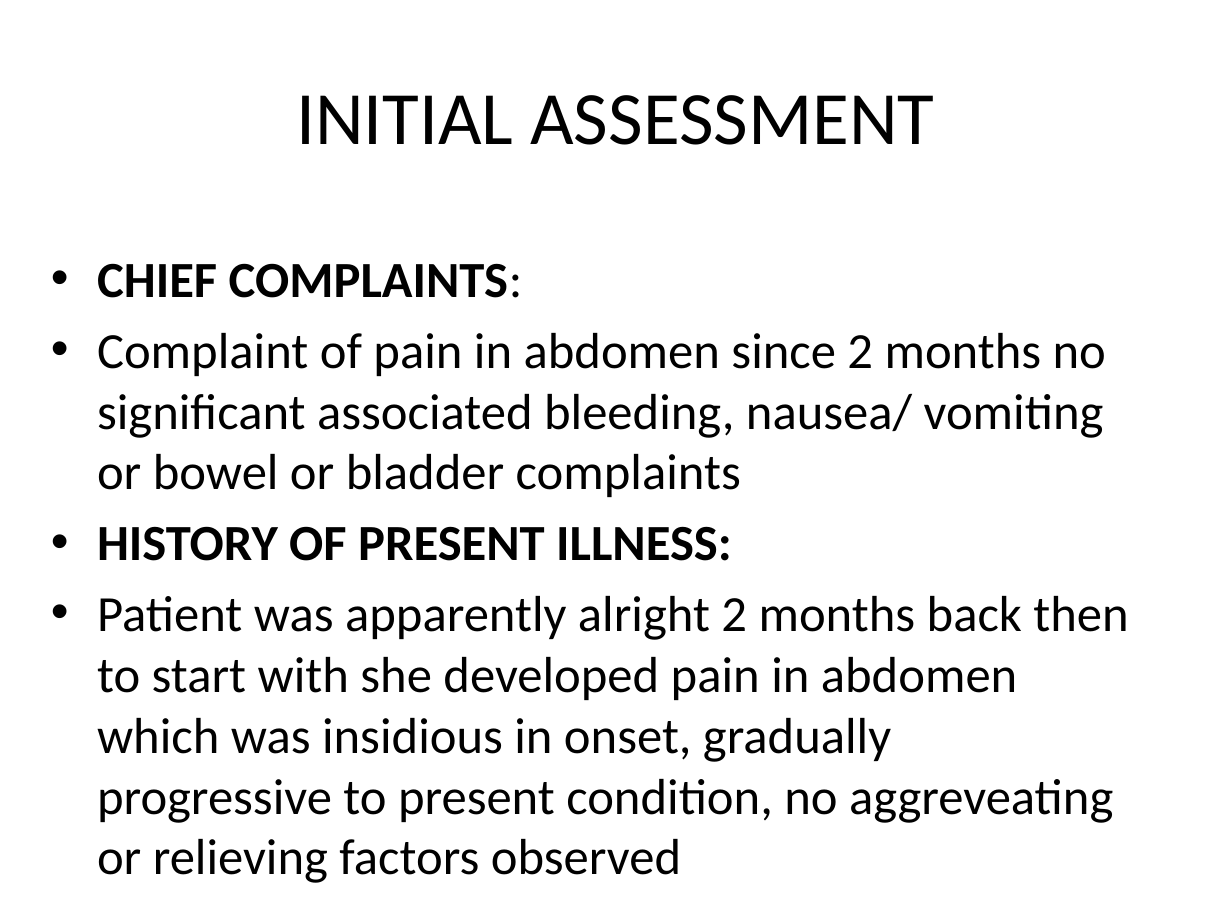
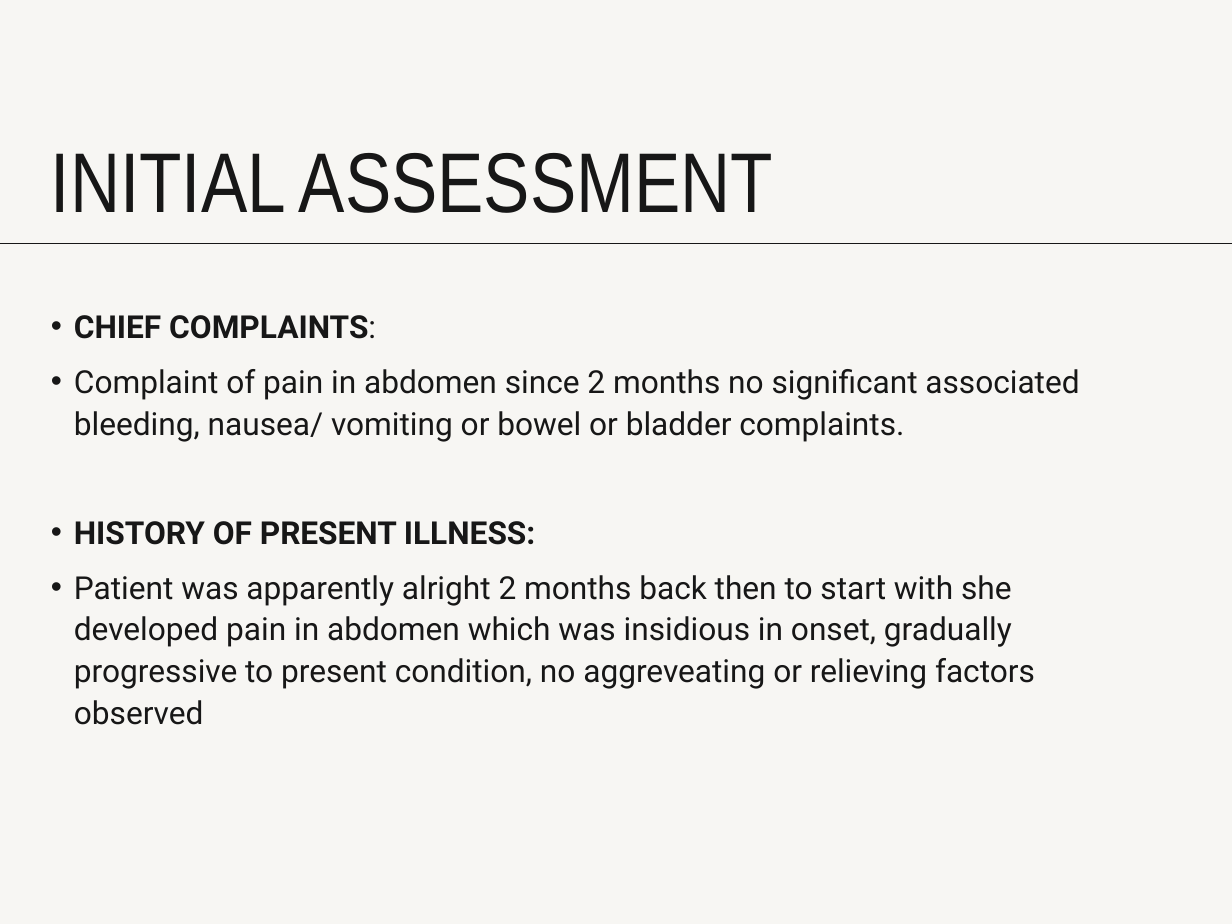
Before and after one commit to VarunSaiSanne/personal, a slide deck: slide 8 of demo.pptx. Drawn at 1232x924 pixels with LibreOffice and Linux fonts; fonts in the diff are those of the drawing. Boxes give left, top, right and bottom in pixels: in the first picture for what was removed or moved away, otherwise in the second. Text is boxed around its words. In the diff, an @@ line names an element or a change of style, - is before the commit and + after.

```diff
--- a/demo.pptx
+++ b/demo.pptx
@@ background #FFFFFF to #F7F6F3 @@
@@ title "INITIAL ASSESSMENT": place and size @@
-title "INITIAL ASSESSMENT" at [296,95,934,145]
+title "INITIAL ASSESSMENT" at [51,153,773,213]
@@ title "INITIAL ASSESSMENT" at [51,153,773,213]: size 44 to 49.5 pt, font Calibri to Arial Narrow, text colour #000000 to #171717; alignment centre to left; line spacing 1 to 0.7; vertical alignment middle to bottom @@
@@ line added from (0, 243) to (1232, 243), #171717 0.75 pt @@
@@ text "CHIEF COMPLAINTS:": place and size @@
-text "CHIEF COMPLAINTS:" at [97,263,1128,823]
+text "CHIEF COMPLAINTS:" at [74,315,1079,725]
@@ text at [74,315,1035,725]: size 29.6 to 18.5 pt, font Calibri to Roboto, text colour #000000 to #171717 in "CHIEF COMPLAINTS:", "HISTORY OF PRESENT ILLNESS:", "Patient was apparently alright 2 months back ..."; indent changed; line spacing 1 to 1.1; more space between paragraphs @@
@@ text at [74,369,1079,442]: text changed; size 29.6 to 18.5 pt; font Calibri to Roboto; text colour #000000 to #171717 @@
-• Complaint of pain in abdomen since 2 months no significant associated bleeding, nausea/ vomiting or bowel or bladder complaints
+• Complaint of pain in abdomen since 2 months no significant associated bleeding, nausea/ vomiting or bowel or bladder complaints.
```
Also in this commit, not shown: 16 other slides changed, 15 slides added.
